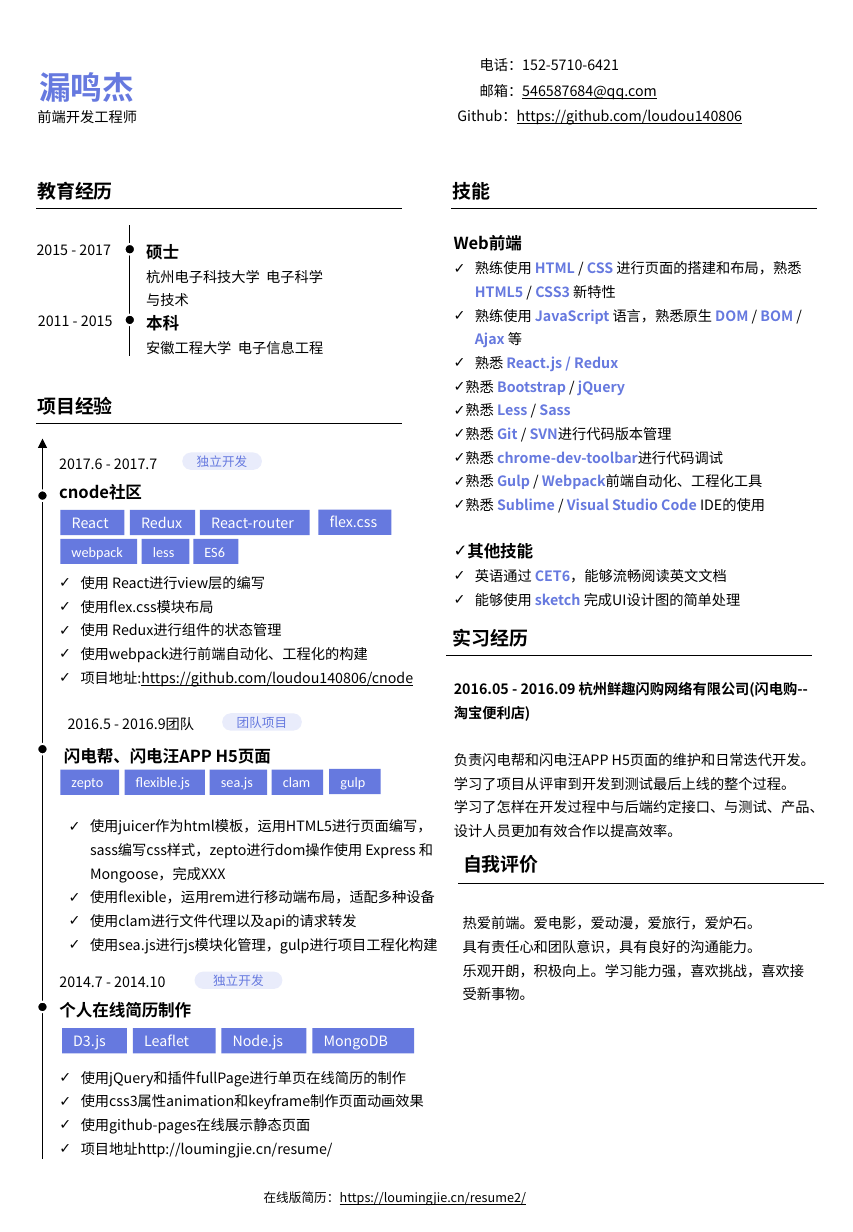
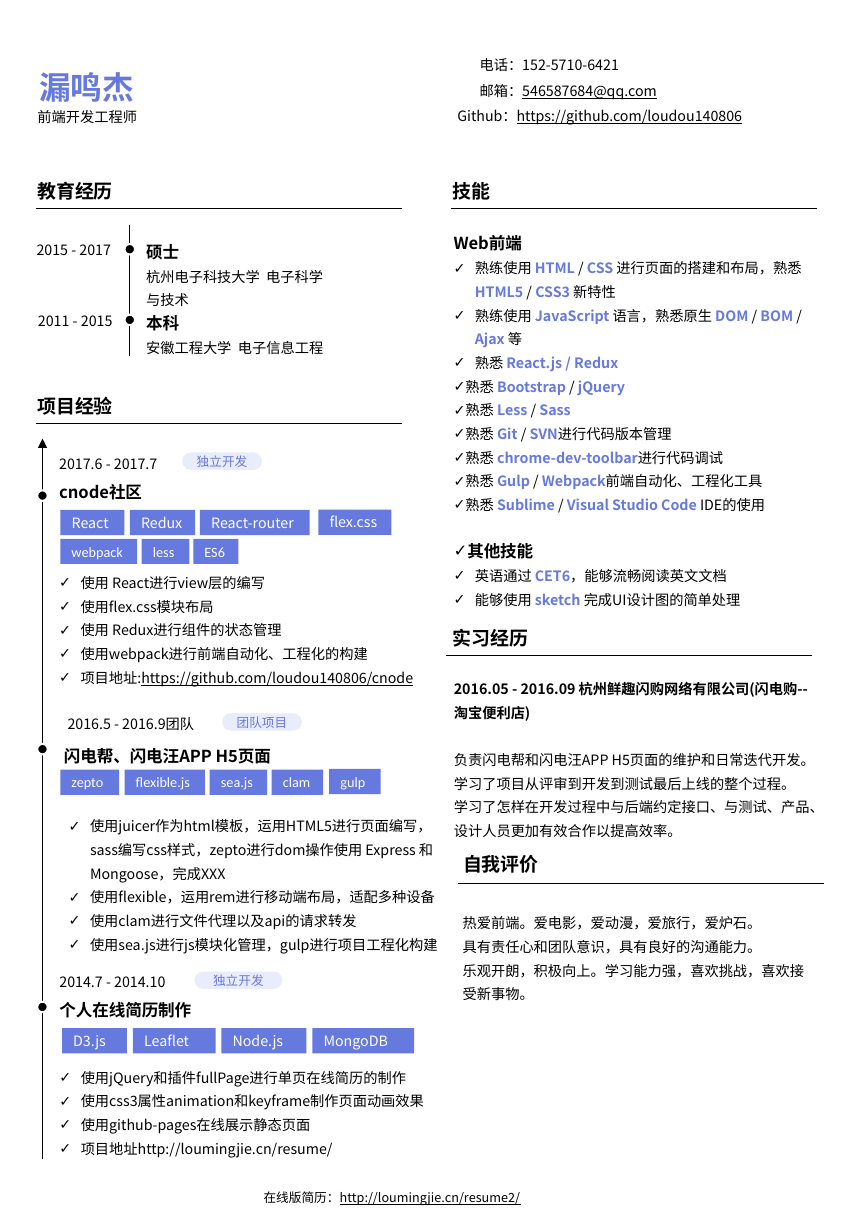
Before and after one commit to loudou140806/resume2, a slide deck: slide 1 of doc/resume.pptx. Drawn at 853x1232 pixels with LibreOffice and Linux fonts; fonts in the diff are those of the drawing. Boxes give left, top, right and bottom in pixels: in the first picture for what was removed or moved away, otherwise in the second. Text is boxed around its words. In the diff, an @@ line names an element or a change of style, - is before the commit and + after.

```diff
--- a/doc/resume.pptx
+++ b/doc/resume.pptx
@@ text at (264, 1191, 521, 1205): text changed @@
-在线版简历：https://loumingjie.cn/resume2/
+在线版简历：http://loumingjie.cn/resume2/
```
Also in this commit, not shown: 1 other file.
